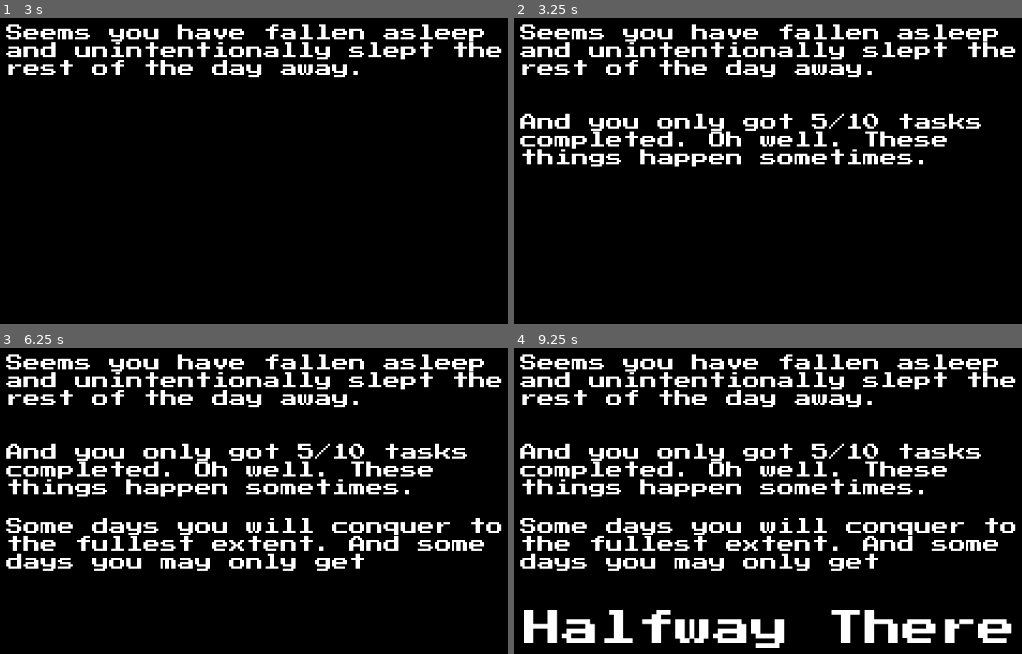
Above: before the commit, frames 1-4 (two rows, left to right).
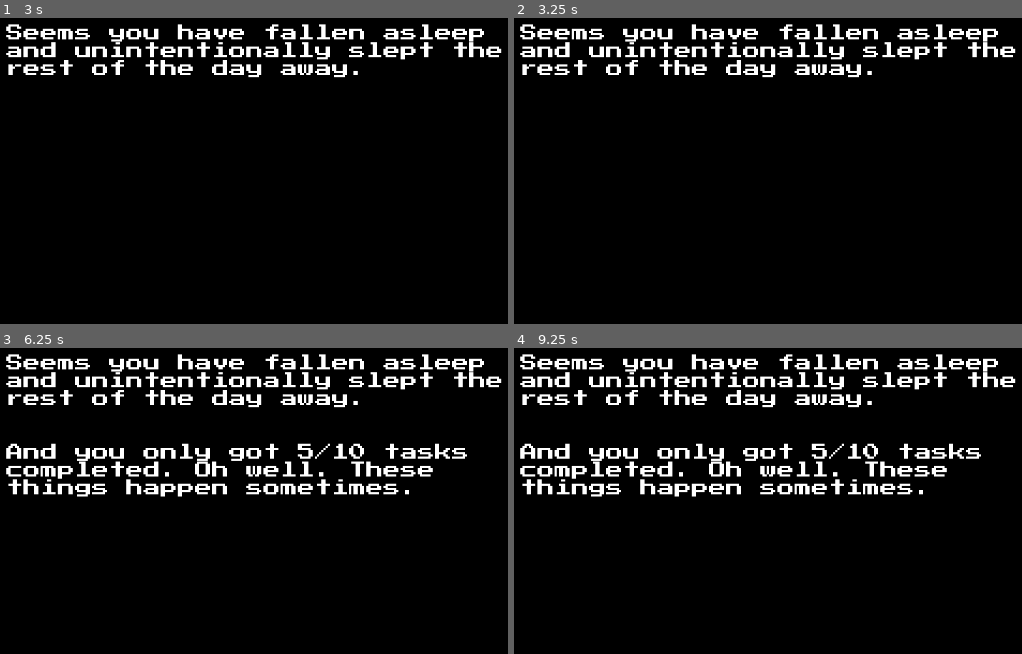
Above: after the commit, the same moments.

Repository: lthammond/CS315-midterm-Halfway_There
Game: Godot game, scene res://src/GameOver.tscn
Same seed, same stepped clock (60 frames per second), same inputs: the game is played once before the commit and once after it. This scene is started directly instead of the project's main scene.
Inputs:
- Up to frame 1 (3 s): tap Enter at 0.5, 2 s; hold Right (move_right) 0.53-1.28 s; hold Up (interact) 0.53-1.28 s; tap Space at 1.25, 2.75 s; hold Left (move_left) 1.28-2.03 s; tap Up (interact) at 1.35, 2.85 s; hold Up (interact) 2.03-2.78 s; hold Right (move_right) from 2.03 s (still down)
- Up to frame 2 (3.25 s): keep holding Right (move_right)
- Up to frame 3 (6.25 s): tap Enter at 3.5 s; release Right (move_right) at 3.53 s; hold Up (interact) 3.53-4.28 s; hold Left (move_left) 3.53-5.78 s; tap Space at 4.25 s; tap Up (interact) at 4.35, 5.85 s; hold Up (interact) 5.03-5.78 s; hold Right (move_right) from 5.78 s (still down)
- Up to frame 4 (9.25 s): hold Up (interact) 6.53-7.28 s; tap Up (interact) at 7.35, 8.85 s; release Right (move_right) at 8.03 s; hold Up (interact) 8.03-8.78 s; hold Left (move_left) from 8.03 s (still down)

Frame 1 is identical in both runs. In frame 2, 5.1% of the frame differs, in the area x 1-92%, y 31-49%; in frame 3, 5.1%; in frame 4, 9.5%, in the area x 1-99%, y 55-99%.

Commit message:
Fix bugs

Diff:
--- a/project/src/GameOver.gd
+++ b/project/src/GameOver.gd
@@ -3,11 +3,11 @@
 
 func _ready():
 	$Labels/Sentence1.show()
-	yield(get_tree().create_timer(3), "timeout")
+	yield(get_tree().create_timer(5), "timeout")
 	$Labels/Sentence2.show()
-	yield(get_tree().create_timer(3), "timeout")
+	yield(get_tree().create_timer(5), "timeout")
 	$Labels/Sentence3.show()
-	yield(get_tree().create_timer(3), "timeout")
+	yield(get_tree().create_timer(5), "timeout")
 	$Labels/Sentence4.show()
 	$FinalSentenceSound.play()
 	yield(get_tree().create_timer(2), "timeout")
@@ -15,6 +15,8 @@
 
 
 func _on_MainMenuButton_pressed():
+	GlobalVariables.underwear_deactivated = false
+	GlobalVariables.tasks_completed = 0
 	if get_tree().change_scene("res://src/MainMenu.tscn") != OK:
 		print ("An unexpected error occured while trying to switch to Main" +
 			  "Menu scene")
--- a/project/src/GameOver.tscn
+++ b/project/src/GameOver.tscn
@@ -2,7 +2,7 @@
 
 [ext_resource path="res://assets/fonts/PressStart2P-Regular.ttf" type="DynamicFontData" id=1]
 [ext_resource path="res://src/GameOver.gd" type="Script" id=2]
-[ext_resource path="res://assets/sounds/pushUpFall.wav" type="AudioStream" id=3]
+[ext_resource path="res://assets/sounds/pushupFall.wav" type="AudioStream" id=3]
 
 [sub_resource type="DynamicFont" id=1]
 size = 24
--- a/project/src/WorkoutRoom.gd
+++ b/project/src/WorkoutRoom.gd
@@ -26,7 +26,7 @@
 				$FloorMat/Interaction/PushupSprite.texture = load("res://" +
 						"assets/sprites/pushup3.png")
 				$PushupSounds.stream = load("res://assets/sounds/" +
-						"pushUpFall.wav")
+						"pushupFall.wav")
 				$PushupSounds.play()
 
 			else:
Not shown, changed: project/assets/sounds/pushUpFall.wav.import
Not shown, changed: project/assets/sounds/pushUpFall.wav
Not shown, changed: raw_assets/sounds/pushUpFall.wav
